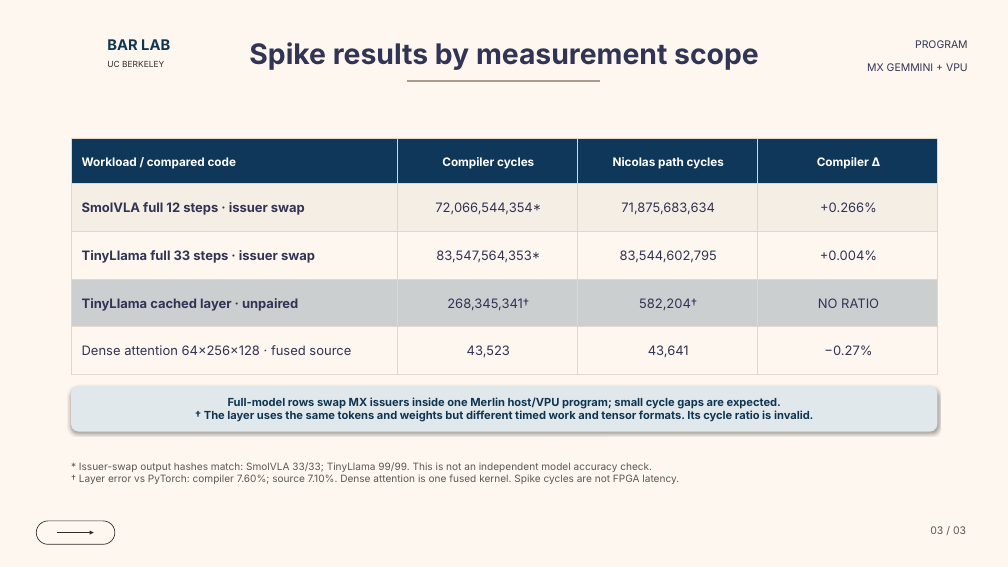
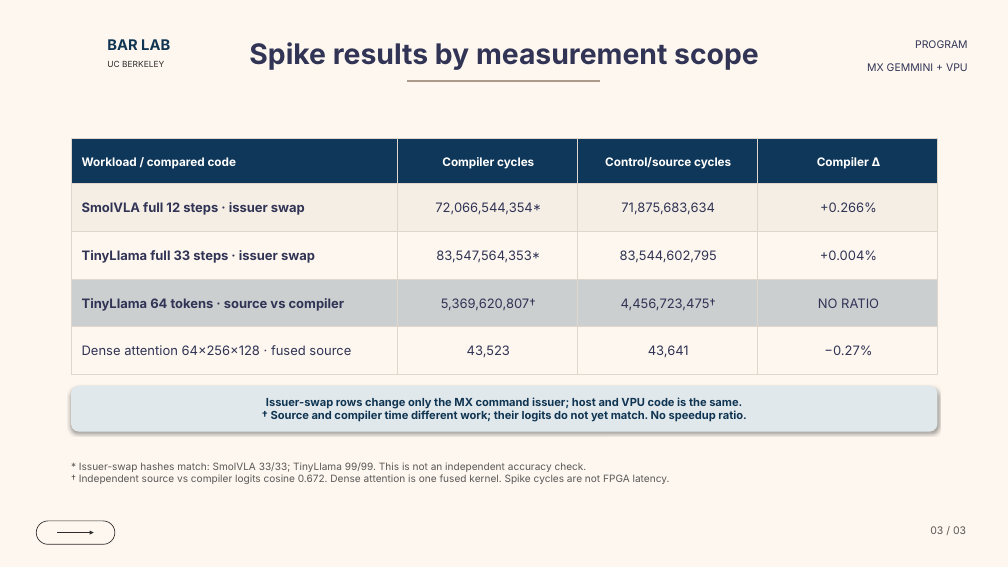
Before and after one commit to ucb-bar/mx-gemmini-mlir, a slide deck: slide 3 of docs/presentations/mx_gemmini_dialect_overview.pptx. Drawn at 1008x567 pixels with LibreOffice and Linux fonts; fonts in the diff are those of the drawing; background and template pictures are left out. Boxes give left, top, right and bottom in pixels: in the first picture for what was removed or moved away, otherwise in the second. Text is boxed around its words. In the diff, an @@ line names an element or a change of style, - is before the commit and + after.

Commit message:
Qualify TinyLlama MX and VPU comparisons

```diff
--- a/docs/presentations/mx_gemmini_dialect_overview.pptx
+++ b/docs/presentations/mx_gemmini_dialect_overview.pptx
@@ table at [71, 138, 938, 374] @@
-row 1, column 3: Nicolas path cycles
+row 1, column 3: Control/source cycles
-row 4: TinyLlama cached layer · unpaired | 268,345,341† | 582,204† | NO RATIO
+row 4: TinyLlama 64 tokens · source vs compiler | 5,369,620,807† | 4,456,723,475† | NO RATIO
@@ text in rounded rectangle at [266, 397, 746, 422]: text changed @@
-Full-model rows swap MX issuers inside one Merlin host/VPU program; small cycle gaps are expected.
-† The layer uses the same tokens and weights but different timed work and tensor formats. Its cycle ratio is invalid.
+Issuer-swap rows change only the MX command issuer; host and VPU code is the same.
+† Source and compiler time different work; their logits do not yet match. No speedup ratio.
@@ text at [79, 462, 670, 484]: text changed @@
-* Issuer-swap output hashes match: SmolVLA 33/33; TinyLlama 99/99. This is not an independent model accuracy check.
-† Layer error vs PyTorch: compiler 7.60%; source 7.10%. Dense attention is one fused kernel. Spike cycles are not FPGA latency.
+* Issuer-swap hashes match: SmolVLA 33/33; TinyLlama 99/99. This is not an independent accuracy check.
+† Independent source vs compiler logits cosine 0.672. Dense attention is one fused kernel. Spike cycles are not FPGA latency.
```
Also in this commit, not shown: 30 other files.
